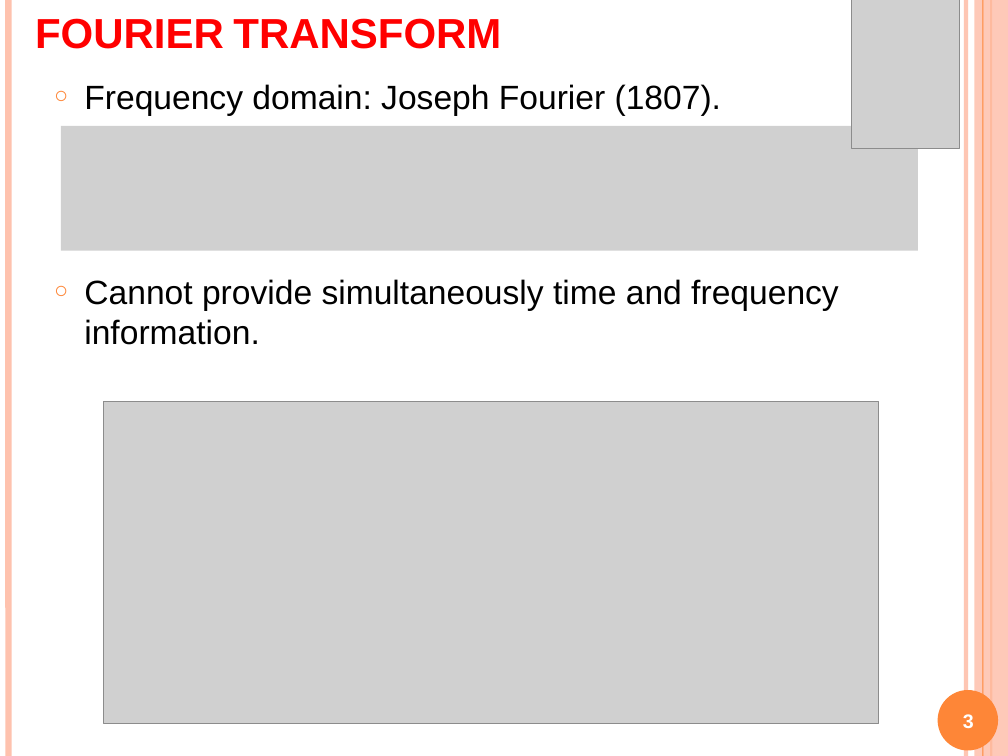
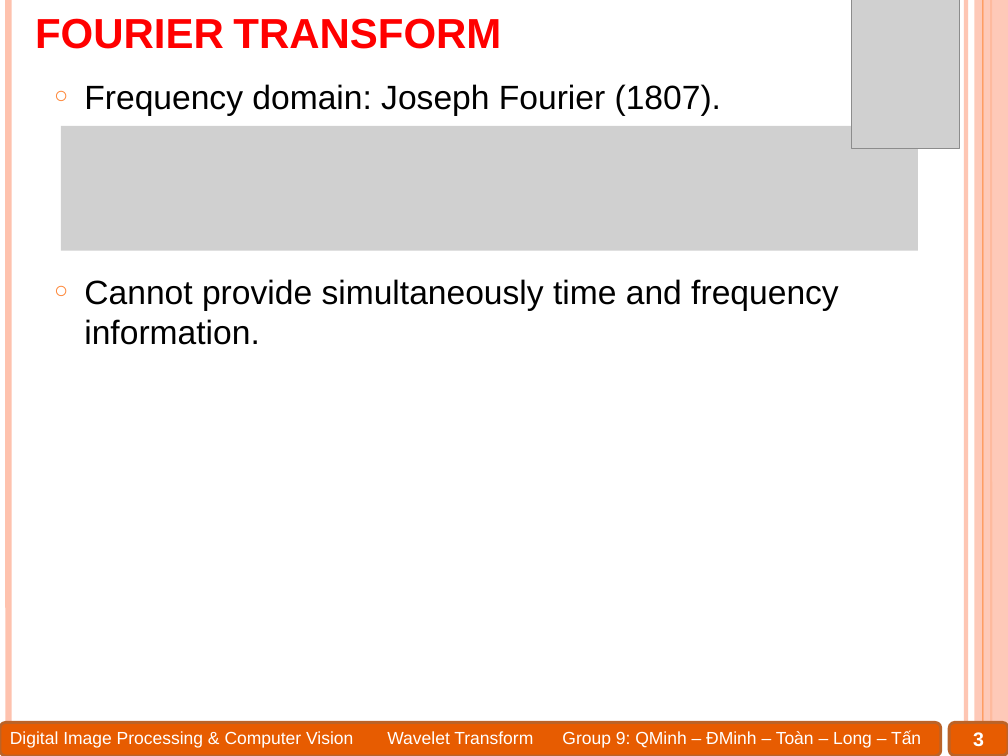
Before and after one commit to Alex7Huynh/dip-g9, a slide deck: slide 3 of 6. PPT/Wavelet transform.pptx. Drawn at 1008x756 pixels with LibreOffice and Linux fonts; fonts in the diff are those of the drawing; grey boxes stand for pictures. Boxes give left, top, right and bottom in pixels: in the first picture for what was removed or moved away, otherwise in the second. Text is boxed around its words. In the diff, an @@ line names an element or a change of style, - is before the commit and + after.

```diff
--- a/6. PPT/Wavelet transform.pptx
+++ b/6. PPT/Wavelet transform.pptx
@@ picture removed at <box>104,401,879,724</box> @@
@@ ellipse removed at <box>937,690,998,751</box> @@
@@ rounded rectangle added at <box>0,723,940,756</box>, fill #E75C01, outline #BC6329 2 pt @@
@@ text added at <box>10,731,921,748</box>, 12.5 pt, text #FFFFFF @@
+Digital Image Processing & Computer Vision Wavelet Transform Group 9: QMinh – ĐMinh – Toàn – Long – Tấn
@@ page number: place and size @@
-page number at <box>963,714,974,728</box>
+page number at <box>973,732,984,747</box>
@@ rounded rectangle added at <box>950,723,1008,756</box>, fill #E75C01, outline #BC6329 2 pt @@
```
Also in this commit, not shown: 80 other slides changed, 3 slides added, 4 other files.
